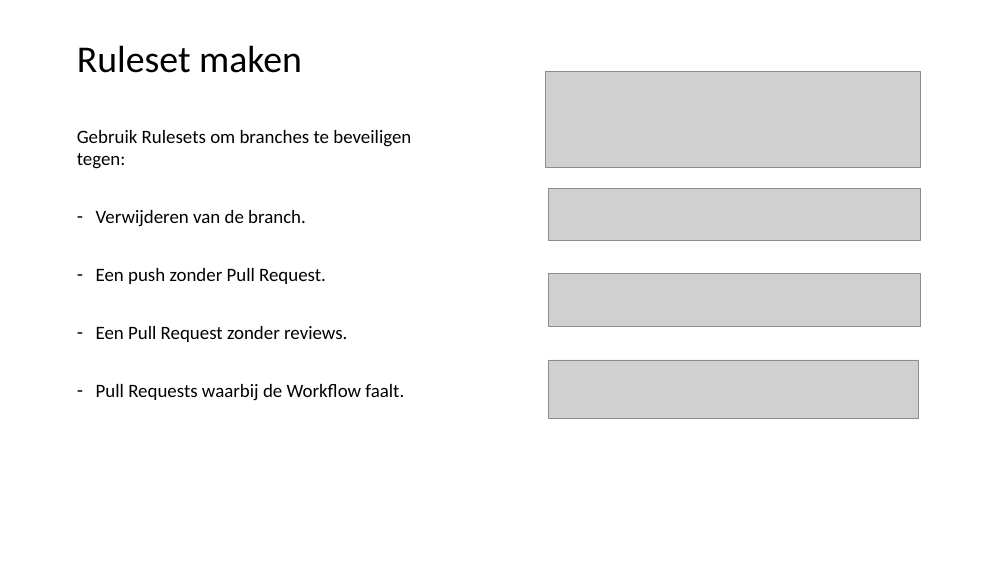
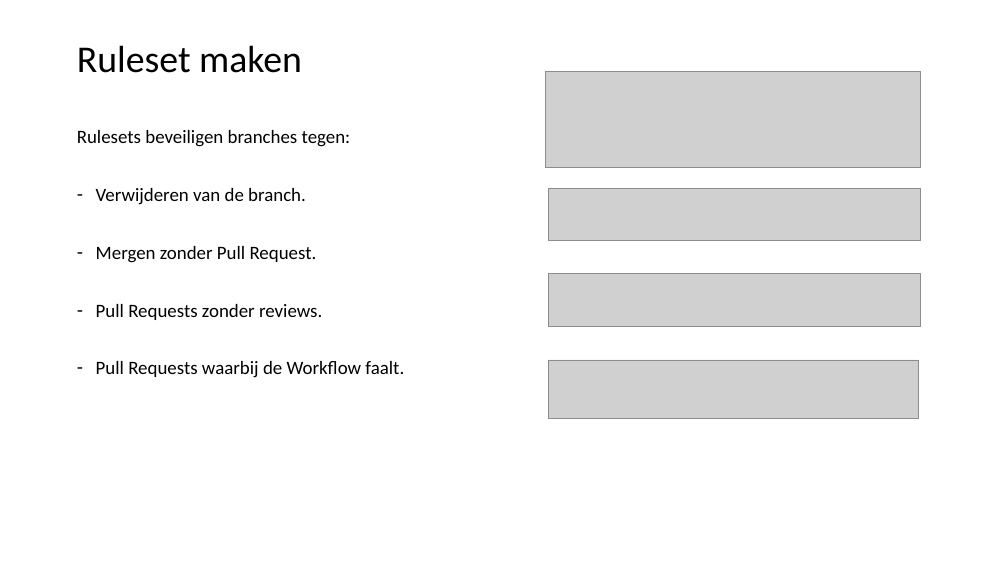
Before and after one commit to LFKoning/knowledge-sharing, a slide deck: slide 33 of git_course/2_collaboration/git_collaboration.pptx (slide 34 before the commit). Drawn at 1008x567 pixels with LibreOffice and Linux fonts; fonts in the diff are those of the drawing; grey boxes stand for pictures. Boxes give left, top, right and bottom in pixels: in the first picture for what was removed or moved away, otherwise in the second. Text is boxed around its words. In the diff, an @@ line names an element or a change of style, - is before the commit and + after.

```diff
--- a/git_course/2_collaboration/git_collaboration.pptx
+++ b/git_course/2_collaboration/git_collaboration.pptx
@@ text at (77, 130, 351, 147): text changed @@
-Gebruik Rulesets om branches te beveiligen tegen:
+Rulesets beveiligen branches tegen:
@@ text at (96, 246, 322, 320): text changed @@
-– Een push zonder Pull Request.
-– Een Pull Request zonder reviews.
+– Mergen zonder Pull Request.
+– Pull Requests zonder reviews.
```
Also in this commit, not shown: 16 other slides changed, 1 slide removed, 1 other file.
